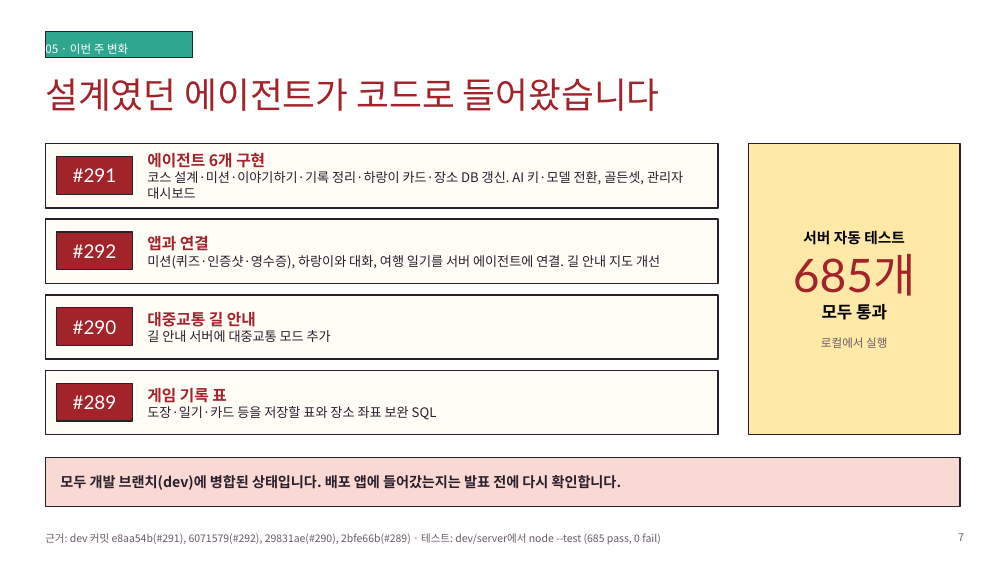
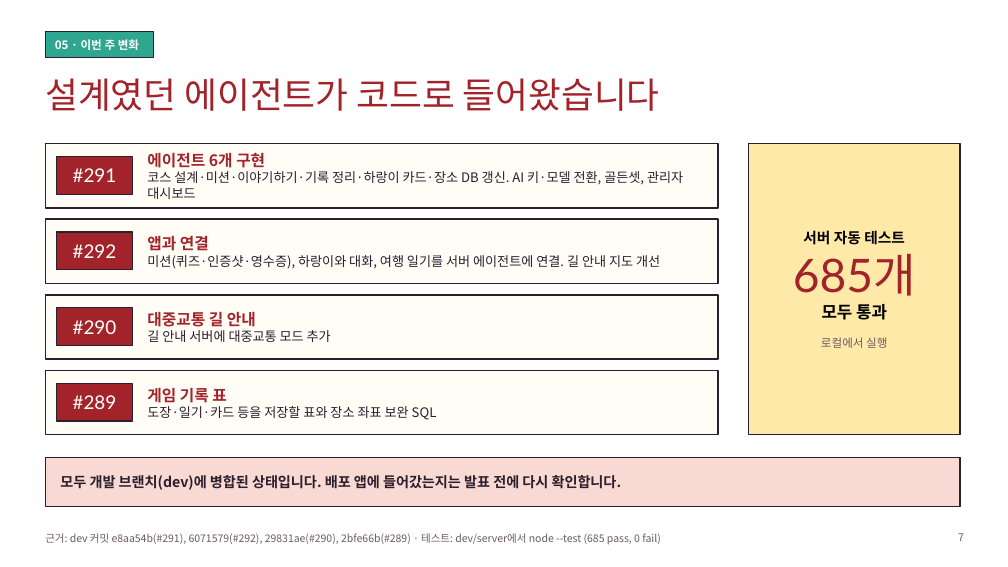
Before and after one commit to k-1026/TREAGENT, a slide deck: slide 7 of presentation/20261127/20261127_agent_pitch_v4.pptx. Drawn at 1008x567 pixels with LibreOffice and Linux fonts; fonts in the diff are those of the drawing; background and template pictures are left out. Boxes give left, top, right and bottom in pixels: in the first picture for what was removed or moved away, otherwise in the second. Text is boxed around its words. In the diff, an @@ line names an element or a change of style, - is before the commit and + after.

```diff
--- a/presentation/20261127/20261127_agent_pitch_v4.pptx
+++ b/presentation/20261127/20261127_agent_pitch_v4.pptx
@@ rectangle "05 · 이번 주 변화": place and size @@
-rectangle "05 · 이번 주 변화" at box(45, 32, 193, 57)
+rectangle "05 · 이번 주 변화" at box(45, 32, 154, 57)
@@ rectangle "05 · 이번 주 변화" at box(45, 32, 154, 57): bold on @@
```
Also in this commit, not shown: 14 other slides changed, 2 other files.
